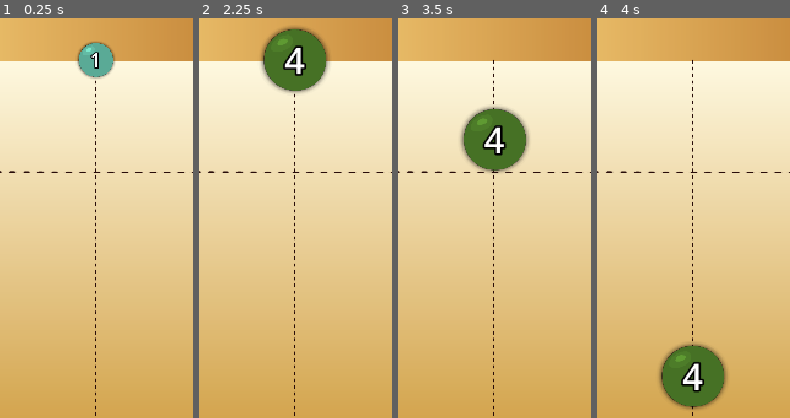
Above: before the commit, frames 1-4 (left to right).
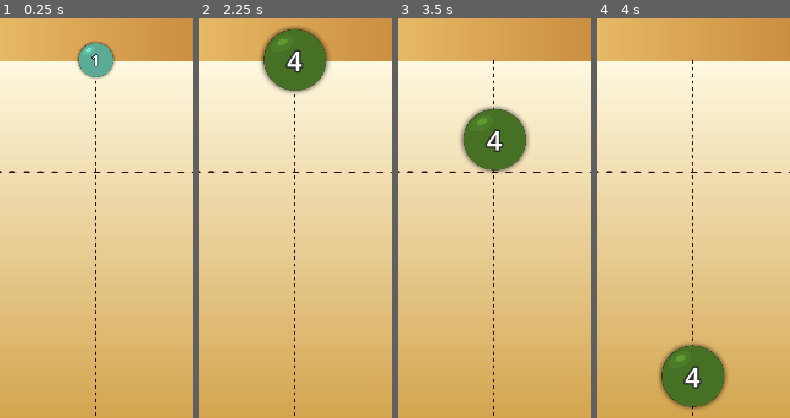
Above: after the commit, the same moments.

Repository: fteppe/ball-2048
Game: Godot game, scene res://MainMap.tscn
Same seed, same stepped clock (60 frames per second), same inputs: the game is played once before the commit and once after it.
Inputs (mouse positions are % of the whole screen's width and height, from its top left):
- Up to frame 1 (0.25 s): no input
- Up to frame 2 (2.25 s): click "Restart" at 0.5 s; click "Restart" at 1.25 s; click "Restart" at 2 s
- Up to frame 3 (3.5 s): tap Enter at 2.75 s; move the mouse to (42, 70) at 2.77 s; click (42, 70) at 2.92 s
- Up to frame 4 (4 s): move the mouse to (79, 65) at 3.52 s; click (79, 65) at 3.67 s
The pictures show only the part of the screen within x 20-70%, y 20-70%; the shares and areas given below are measured in that part.

The runs differ from the first frame. In frame 1, 0.1% of the frame differs, in the area x 46-52%, y 8-13%; in frame 2, 0.5%; in frame 3, 0.6%, in the area x 43-57%, y 26-35%; in frame 4, 0.5%.

Commit message:
go back to using a label
rich text label had some issues

Diff:
--- a/Ball.tscn
+++ b/Ball.tscn
@@ -19,6 +19,11 @@
 [sub_resource type="Gradient" id="Gradient_3tj6u"]
 offsets = PackedFloat32Array(0, 0.74550897, 1)
 colors = PackedColorArray(1, 1, 1, 0, 1, 1, 1, 0.28235295, 1, 1, 1, 0)
+
+[sub_resource type="LabelSettings" id="LabelSettings_3tj6u"]
+font_size = 40
+outline_size = 12
+outline_color = Color(0.16206557, 0.1620656, 0.16206557, 1)
 
 [sub_resource type="Animation" id="Animation_sr3km"]
 length = 0.001
@@ -152,6 +157,7 @@
 script = ExtResource("1_gk6bx")
 rank_colors = Array[Color]([Color(0.48061204, 0.9063473, 0.79755753, 1), Color(0.8352941, 0.3647059, 0.8352941, 1), Col …(498 unchanged characters)…
 death_imunity_time_msec = 2000
+ball_number_digit_to_font = Array[int]([50, 45, 40, 30, 23])
 
 [node name="CollisionShape2D" type="CollisionShape2D" parent="." unique_id=704621146]
 shape = SubResource("CircleShape2D_pa54t")
@@ -187,28 +193,18 @@
 scale_amount_curve = SubResource("Curve_3tj6u")
 color_ramp = SubResource("Gradient_3tj6u")
 
-[node name="BallNumber" type="RichTextLabel" parent="Visuals/VisualAnimRoot" unique_id=325907794]
+[node name="BallNumber" type="Label" parent="Visuals/VisualAnimRoot" unique_id=1168240155]
 unique_name_in_owner = true
-clip_contents = false
-anchors_preset = 8
-anchor_left = 0.5
-anchor_top = 0.5
-anchor_right = 0.5
-anchor_bottom = 0.5
-offset_left = -50.0
-offset_top = -50.0
-offset_right = 50.0
-offset_bottom = 50.0
-grow_horizontal = 2
-grow_vertical = 2
-size_flags_horizontal = 3
-theme_override_colors/font_outline_color = Color(0, 0, 0, 1)
-theme_override_constants/shadow_outline_size = 0
-theme_override_constants/outline_size = 13
-theme_override_font_sizes/normal_font_size = 59
-text = "1"
+custom_minimum_size = Vector2(73, 0)
+offset_left = -36.0
+offset_top = -33.83453
+offset_right = 37.0
+offset_bottom = 35.16547
+text = "128"
+label_settings = SubResource("LabelSettings_3tj6u")
 horizontal_alignment = 1
 vertical_alignment = 1
+clip_text = true
 
 [node name="AnimationPlayer" type="AnimationPlayer" parent="Visuals" unique_id=663053933]
 libraries/ = SubResource("AnimationLibrary_sr3km")
--- a/UI/game_ui.gd
+++ b/UI/game_ui.gd
@@ -9,11 +9,16 @@
 
 # Called every frame. 'delta' is the elapsed time since the previous frame.
 func _process(delta):
-	%Score.text = str(GameModeBall.get_score())
+	var current_score = str(GameModeBall.get_score())
+	if current_score != %Score.text:
+		%Score.text = current_score
 	%ScoreProgress.value = GameModeBall.get_score()
-	%MaxRank.text = str(GameModeBall.get_max_ball_size())
-	%MaxLevel.text = str(GameModeBall.get_max_level())
-	pass
+	var max_rank = str(GameModeBall.get_max_ball_size())
+	if max_rank != %MaxRank.text:
+		%MaxRank.text = str(GameModeBall.get_max_ball_size())
+	var max_level = str(GameModeBall.get_max_level())
+	if max_level != %MaxLevel.text:
+		%MaxLevel.text = str(GameModeBall.get_max_level())
 
 func _on_level_up(new_level : int):
 	%ScoreProgress.max_value = GameModeBall.get_score_to_reach()
--- a/ball.gd
+++ b/ball.gd
@@ -6,6 +6,7 @@
 @export var rank : int = 1
 @export var rank_colors : Array[Color]
 @export var death_imunity_time_msec : int = 0
+@export var ball_number_digit_to_font : Array[int]
 @onready var timer = $Timer
 
 var ball_scene : PackedScene = load("res://Ball.tscn")
@@ -23,11 +24,8 @@
 
 func set_ball_number(number : int):
 	%BallNumber.text = str(number)
-	var font_size = 59
-	%BallNumber.add_theme_font_size_override("normal_font_size", font_size)
-	while %BallNumber.get_theme_font("normal_font").get_string_size(%BallNumber.text,%BallNumber.horizontal_alignment, -1, font_size).x > %BallNumber.get_content_width() && font_size > 1:
-		font_size -= 1
-		%BallNumber.add_theme_font_size_override("normal_font_size", font_size)
+	var label_settings = (%BallNumber.label_settings as LabelSettings)
+	label_settings.font_size = ball_number_digit_to_font[%BallNumber.text.length()]
 
 func update_size_from_rank():
 	size = pow(2, rank - 1)
